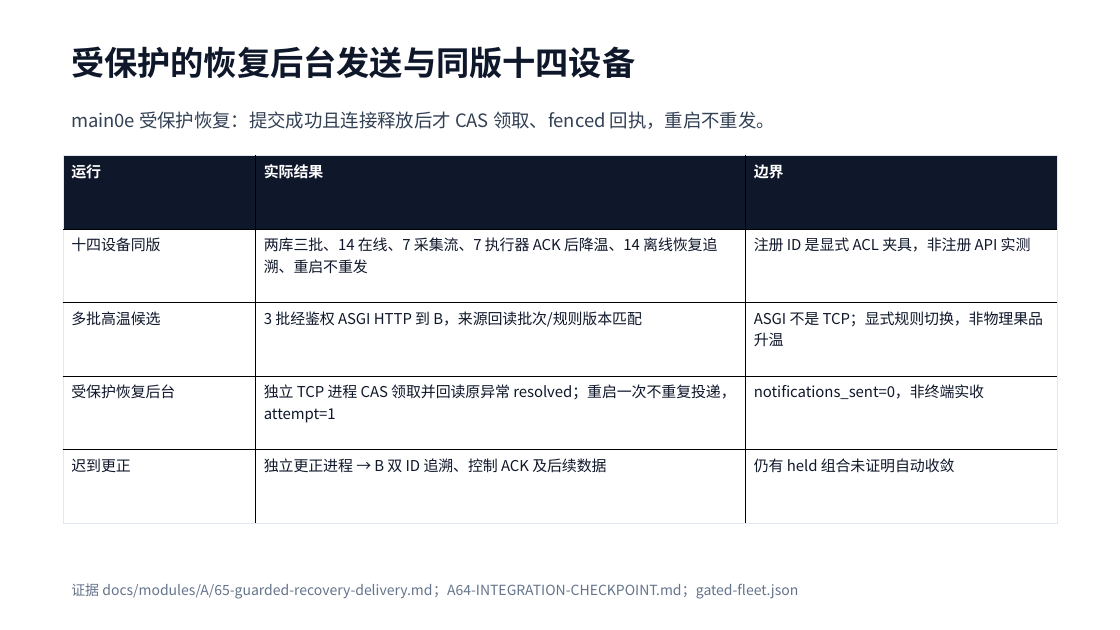
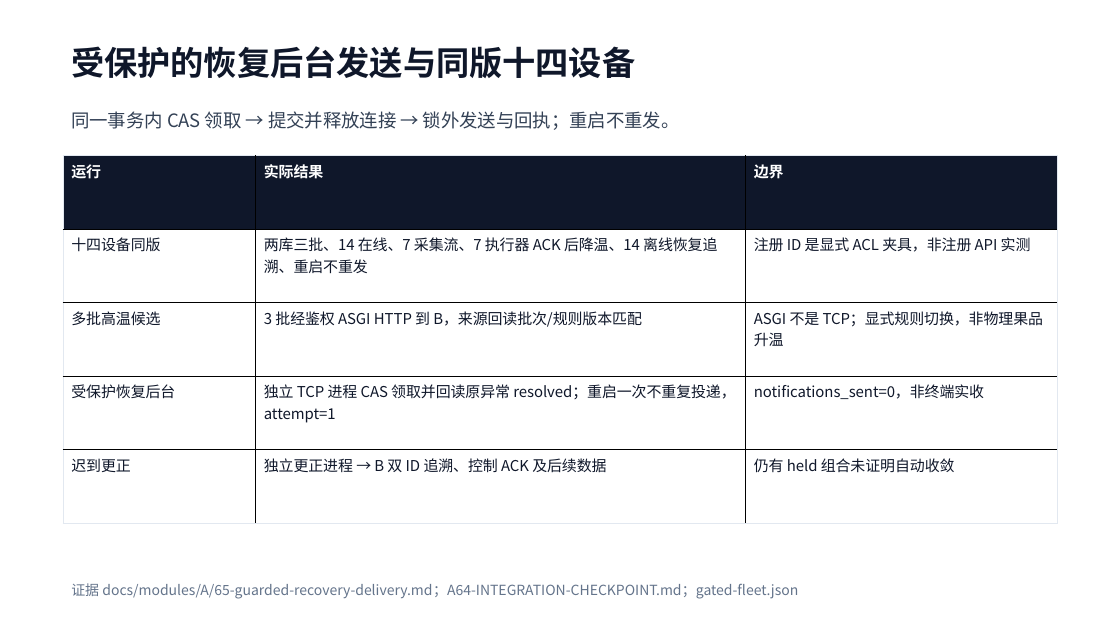
Before and after one commit to Cynthia060913/freshlink-zhikong-public, a slide deck: slide 4 of docs/submission/claude-final-materials/A-FINAL-COMPONENT.pptx. Drawn at 1120x630 pixels with LibreOffice and Linux fonts; fonts in the diff are those of the drawing. Boxes give left, top, right and bottom in pixels: in the first picture for what was removed or moved away, otherwise in the second. Text is boxed around its words. In the diff, an @@ line names an element or a change of style, - is before the commit and + after.

```diff
--- a/docs/submission/claude-final-materials/A-FINAL-COMPONENT.pptx
+++ b/docs/submission/claude-final-materials/A-FINAL-COMPONENT.pptx
@@ text at (71, 111, 680, 130): text changed @@
-main0e 受保护恢复：提交成功且连接释放后才 CAS 领取、fenced 回执，重启不重发。
+同一事务内 CAS 领取 → 提交并释放连接 → 锁外发送与回执；重启不重发。
```
Also in this commit, not shown: 2 other slides changed, 10 other files.
